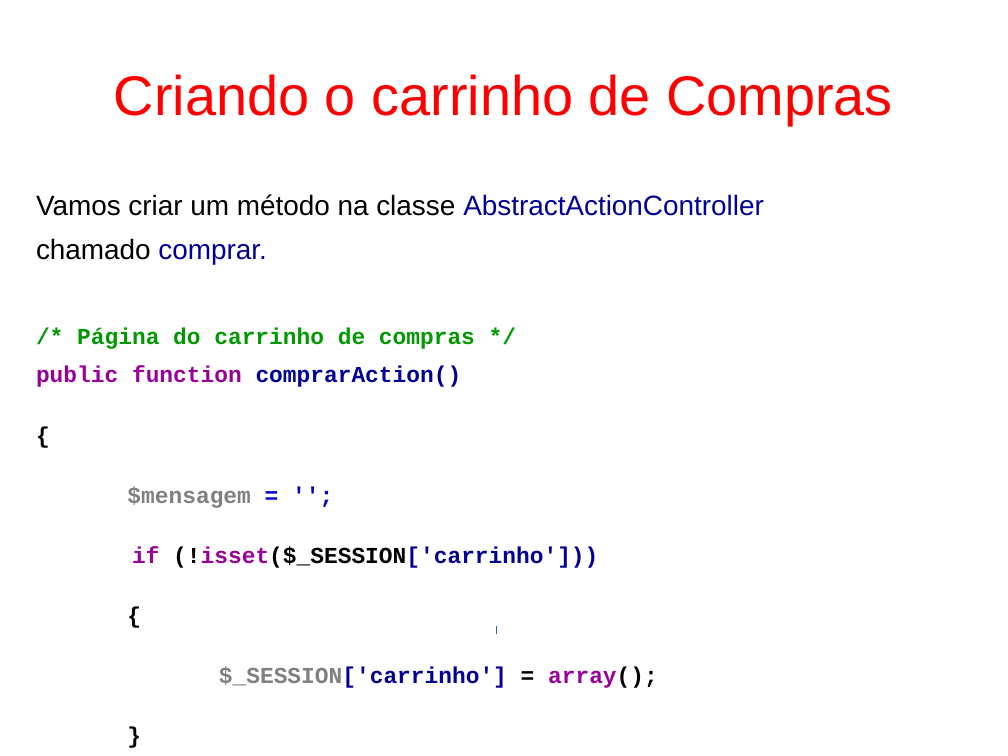
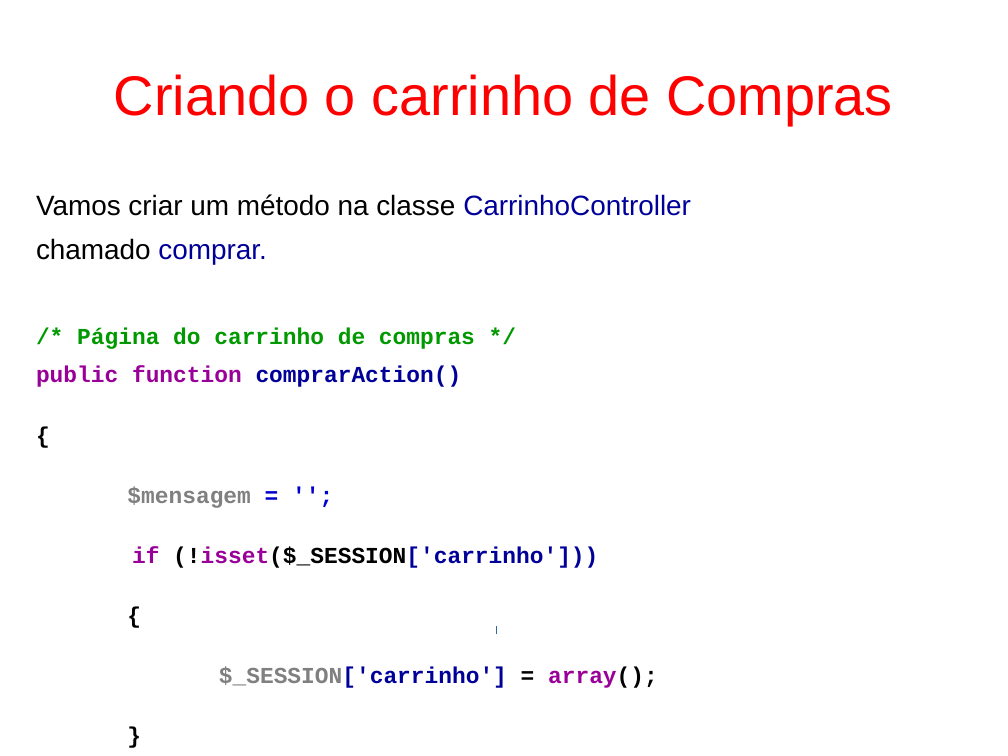
Before and after one commit to fgsl/lojasacme, a slide deck: slide 79 of docs/tutorial.odp (slide 78 before the commit). Drawn at 1008x756 pixels with LibreOffice and Linux fonts; fonts in the diff are those of the drawing. Boxes give left, top, right and bottom in pixels: in the first picture for what was removed or moved away, otherwise in the second. Text is boxed around its words. In the diff, an @@ line names an element or a change of style, - is before the commit and + after.

```diff
--- a/docs/tutorial.odp
+++ b/docs/tutorial.odp
@@ text at bbox=[36, 194, 691, 216]: text changed @@
-Vamos criar um método na classe AbstractActionController
+Vamos criar um método na classe CarrinhoController
```
Also in this commit, not shown: 4 other slides changed, 1 slide added, 1 other file.
